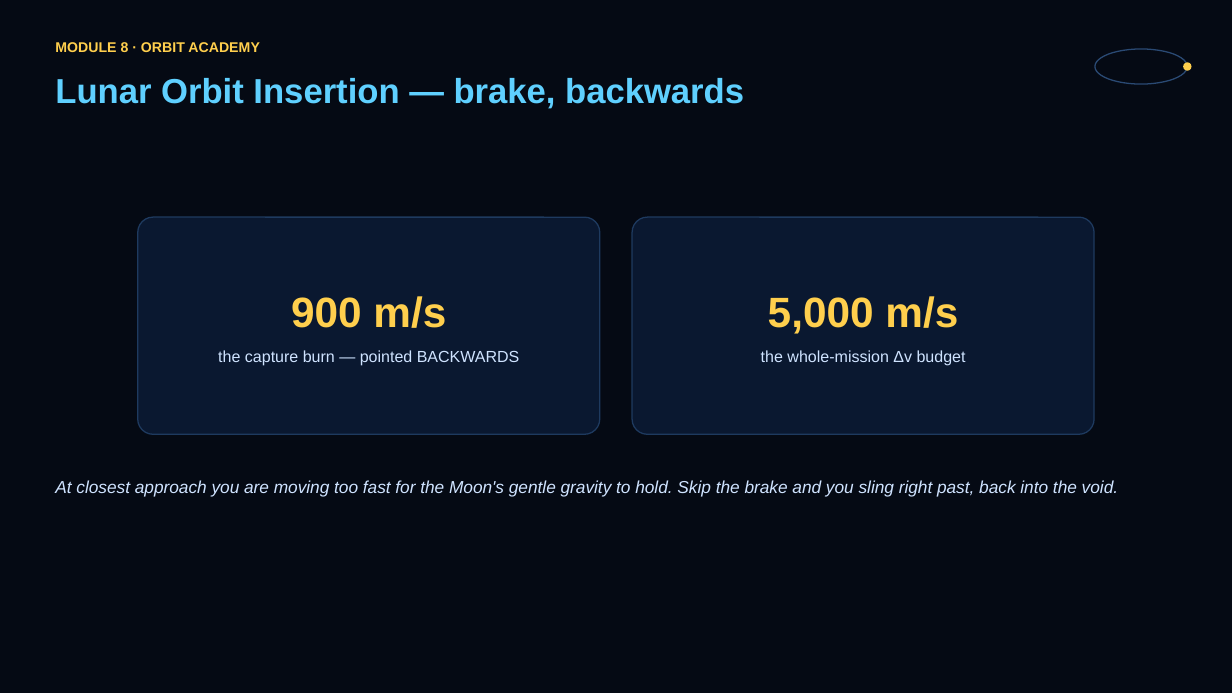
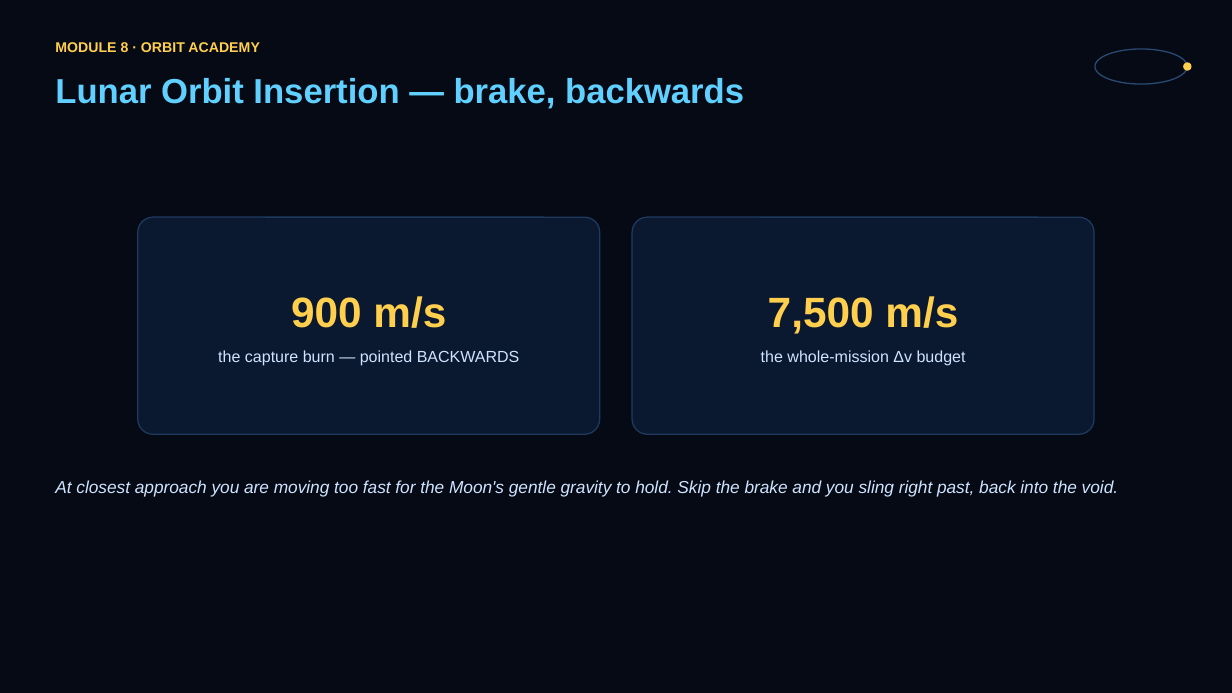
Before and after one commit to JASONSS26/orbit-academy, a slide deck: slide 5 of slides/module8.pptx. Drawn at 1232x693 pixels with LibreOffice and Linux fonts; fonts in the diff are those of the drawing. Boxes give left, top, right and bottom in pixels: in the first picture for what was removed or moved away, otherwise in the second. Text is boxed around its words. In the diff, an @@ line names an element or a change of style, - is before the commit and + after.

```diff
--- a/slides/module8.pptx
+++ b/slides/module8.pptx
@@ text at box(768, 296, 958, 334): text changed @@
-5,000 m/s
+7,500 m/s
```
Also in this commit, not shown: 1 other slide changed, 6 other files.
